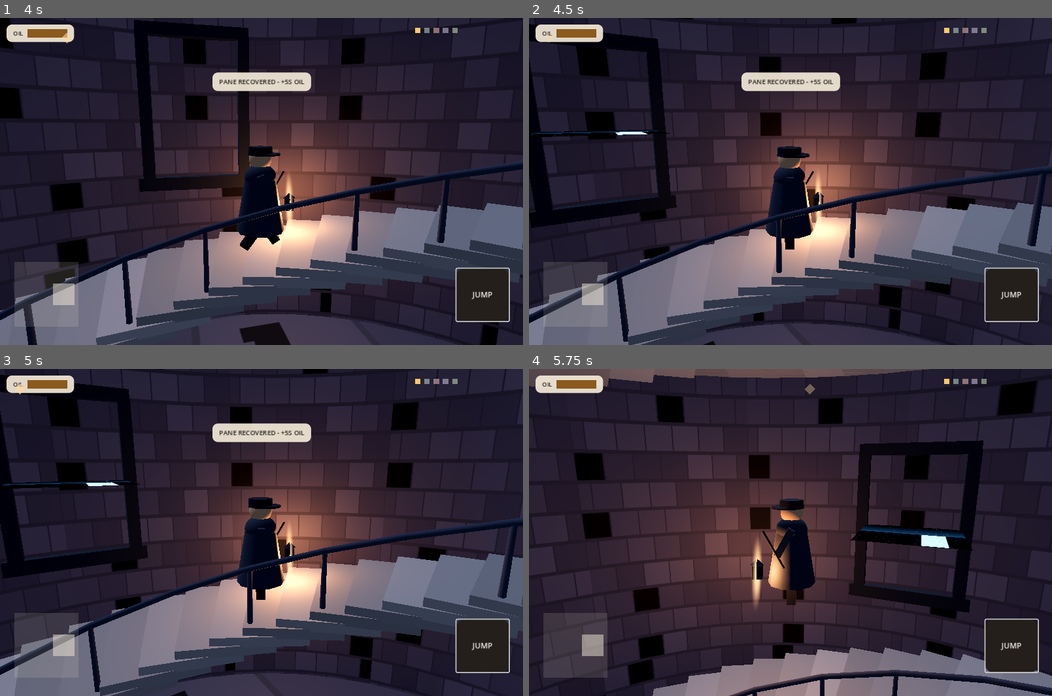
Above: before the commit, frames 1-4 (two rows, left to right).
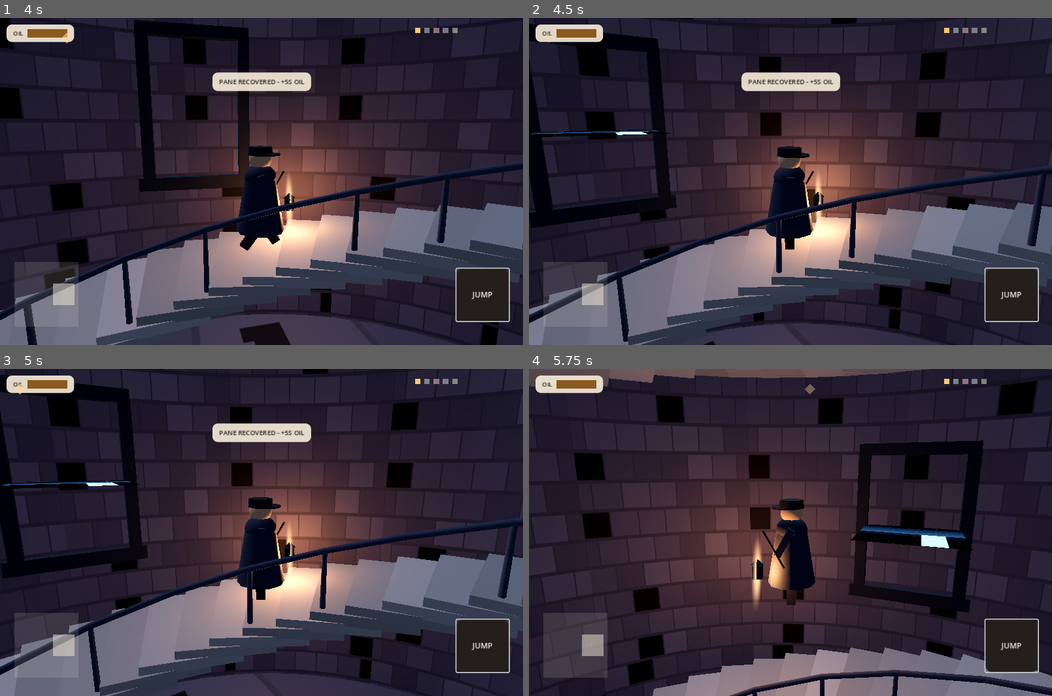
Above: after the commit, the same moments.

Repository: aeiouvcode/keep-the-light
Game: Godot game, scene res://main.tscn
The game is run twice, just before and just after one commit, with the same random seed, the same clock (stepped at 60 frames per second) and the same inputs.
Inputs (mouse positions are in pixels of both pictures, inside the frame that each line leads up to):
- Up to frame 1 (4 s): click "BEGIN THE CLIMB" at 0.5 s; click "JUMP" at 1.25 s; tap Enter at 2 s; move the mouse to (376, 165) at 2.02 s; hold D 2.03-2.75 s; click (376, 165) at 2.17 s; tap Space at 2.27 s; drag from (156, 197) to (235, 246) at 2.77 s; move the mouse to (313, 109) at 3.52 s; hold D from 3.53 s (still down)
- Up to frame 2 (4.5 s): release D at 4.25 s; drag from (764, 246) to (633, 132) at 4.27 s
- Up to frame 3 (5 s): no input
- Up to frame 4 (5.75 s): move the mouse to (947, 581) at 5.02 s; hold A from 5.03 s (still down); tap Space at 5.27 s

Frame 1 is identical in both runs. In frame 2, 0.1% of the frame differs, in the area x 0-26%, y 34-36%; in frame 3, 0.1%; in frame 4, 0.4%, in the area x 63-84%, y 48-53%.

Commit message:
Cycle 5: vista recomposed for the visible band, camera eases wide at the gallery window, brighter narrow-window skies

Diff:
--- a/godot/main.gd
+++ b/godot/main.gd
@@ -196,46 +196,48 @@
   for y in 256:
     var t = y / 255.0
     var c = Color(0.027, 0.047, 0.086)
-    if t > 0.55 and t < 0.72: c = Color(0.063, 0.106, 0.173).lerp(Color(0.165, 0.259, 0.345), (t - 0.55) / 0.17)
-    elif t >= 0.72 and t < 0.78: c = Color(0.055, 0.086, 0.133)
+    if t > 0.55 and t < 0.72: c = Color(0.10, 0.16, 0.26).lerp(Color(0.22, 0.33, 0.44), (t - 0.55) / 0.17)
+    elif t >= 0.72 and t < 0.78: c = Color(0.09, 0.135, 0.20)
     img.fill_rect(Rect2i(0, y, 128, 1), c)
-  for i in 26:
-    img.set_pixel(randi_range(0,127), randi_range(0,127), Color(1,1,1,0.5))
-  img.fill_rect(Rect2i(86, 36, 12, 12), Color(0.9, 0.94, 0.97, 0.85))
+  for i in 30:
+    img.set_pixel(randi_range(0,127), randi_range(0,127), Color(1,1,1,0.6))
+  img.fill_rect(Rect2i(84, 88, 18, 18), Color(0.9, 0.94, 0.97, 0.9))
   img.fill_rect(Rect2i(78, int(256*0.72), 28, 70), Color(0.59, 0.75, 0.86, 0.16))
   return ImageTexture.create_from_image(img)
 func tex_vista():
-  # the second-landing gallery window: big low moon, moonlit sea, stars
+  # the second-landing gallery window: big moon, moonlit sea, stars.
+  # composed for the mid band - the follow camera mostly shows the texture's middle.
   var img = Image.create(256, 256, false, Image.FORMAT_RGBA8)
   for y in 256:
     var t = y / 255.0
     var c
-    if t < 0.62: c = Color(0.045, 0.075, 0.135).lerp(Color(0.115, 0.175, 0.26), pow(t / 0.62, 1.6))
-    elif t < 0.66: c = Color(0.20, 0.28, 0.38)  # horizon haze line
-    else: c = Color(0.05, 0.09, 0.15).lerp(Color(0.028, 0.05, 0.09), (t - 0.66) / 0.34)  # sea
+    if t < 0.60: c = Color(0.075, 0.115, 0.20).lerp(Color(0.16, 0.235, 0.345), pow(t / 0.60, 1.5))
+    elif t < 0.645: c = Color(0.30, 0.40, 0.52)  # horizon haze line
+    else: c = Color(0.085, 0.14, 0.215).lerp(Color(0.045, 0.075, 0.13), (t - 0.645) / 0.355)  # sea
     img.fill_rect(Rect2i(0, y, 256, 1), c)
   # stars
-  for i in 70:
-    var sx = randi_range(0, 255); var sy = randi_range(0, 150)
-    img.set_pixel(sx, sy, Color(1, 1, 1, randf_range(0.3, 0.8)))
-  # moon + halo
-  var mx = 168.0; var my = 66.0
-  for dy in range(-40, 41):
-    for dx in range(-40, 41):
+  for i in 80:
+    var sx = randi_range(0, 255); var sy = randi_range(0, 148)
+    img.set_pixel(sx, sy, Color(1, 1, 1, randf_range(0.35, 0.85)))
+    if i % 5 == 0: img.set_pixel((sx + 1) % 256, sy, Color(1, 1, 1, 0.4))
+  # moon + halo, centered in the visible band
+  var mx = 150.0; var my = 118.0
+  for dy in range(-50, 51):
+    for dx in range(-50, 51):
       var d = sqrt(dx * dx + dy * dy)
       var px2 = int(mx + dx); var py2 = int(my + dy)
-      if px2 < 0 or px2 > 255 or py2 < 0 or py2 > 159: continue
-      if d <= 22: img.set_pixel(px2, py2, Color(0.93, 0.95, 0.99, 1.0))
-      elif d <= 40:
+      if px2 < 0 or px2 > 255 or py2 < 0 or py2 > 162: continue
+      if d <= 26: img.set_pixel(px2, py2, Color(0.94, 0.96, 1.0, 1.0))
+      elif d <= 50:
         var cur = img.get_pixel(px2, py2)
-        img.set_pixel(px2, py2, cur.lerp(Color(0.75, 0.83, 0.95, 1.0), 0.5 * (1.0 - (d - 22.0) / 18.0)))
+        img.set_pixel(px2, py2, cur.lerp(Color(0.72, 0.81, 0.94, 1.0), 0.55 * (1.0 - (d - 26.0) / 24.0)))
   # moon reflection shimmer on the sea
-  for i in 90:
-    var ry = randi_range(170, 252)
-    var spread = 6.0 + (ry - 170) * 0.22
+  for i in 110:
+    var ry = randi_range(168, 252)
+    var spread = 7.0 + (ry - 168) * 0.24
     var rx = int(mx + randf_range(-spread, spread))
-    var rw = randi_range(2, 8)
-    img.fill_rect(Rect2i(clamp(rx, 0, 250), ry, rw, 1), Color(0.62, 0.76, 0.9, randf_range(0.15, 0.5)))
+    var rw = randi_range(2, 9)
+    img.fill_rect(Rect2i(clamp(rx, 0, 248), ry, rw, 1), Color(0.66, 0.79, 0.92, randf_range(0.2, 0.55)))
   return ImageTexture.create_from_image(img)
 
 func tex_rain_streaks():
@@ -1356,6 +1358,8 @@
       ui.notch.color.a = 0
     # camera
     var desired = ST.th - 0.5 * ST.faceDir
+    if ST.phase == "play" and abs(ST.th - 6.0) < 0.85:
+      desired = ST.th - 1.05 * ST.faceDir  # ease wide at the gallery window
     camTh = lerp(camTh, desired, 1.0 - pow(0.001, dt))
     camY = lerp(camY, ST.y + 2.4, 1.0 - pow(0.001, dt))
     var at_top = ST.y > 18.2
Not shown, changed: CYCLES.md
Not shown, changed: index.html
Not shown, changed: index.pck
